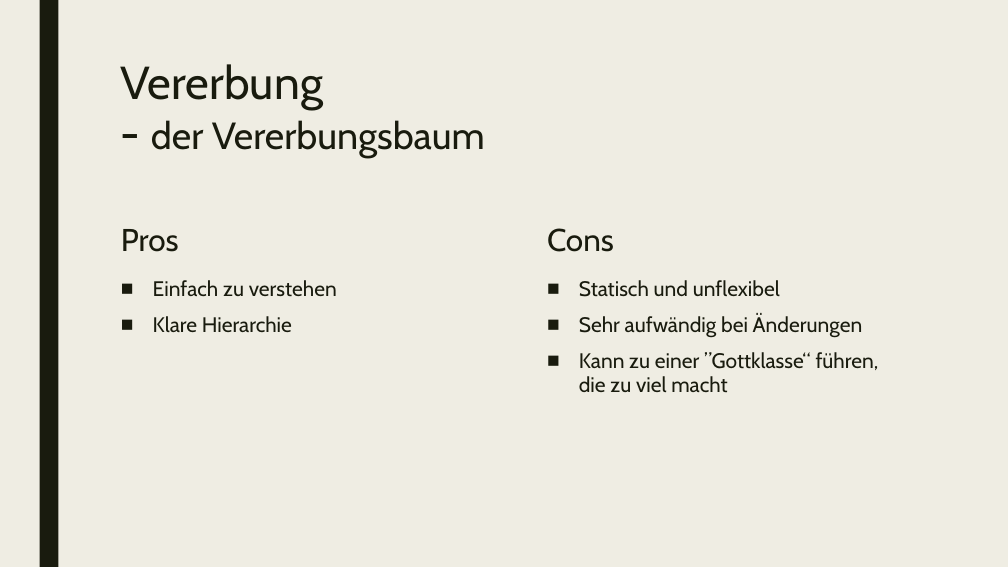
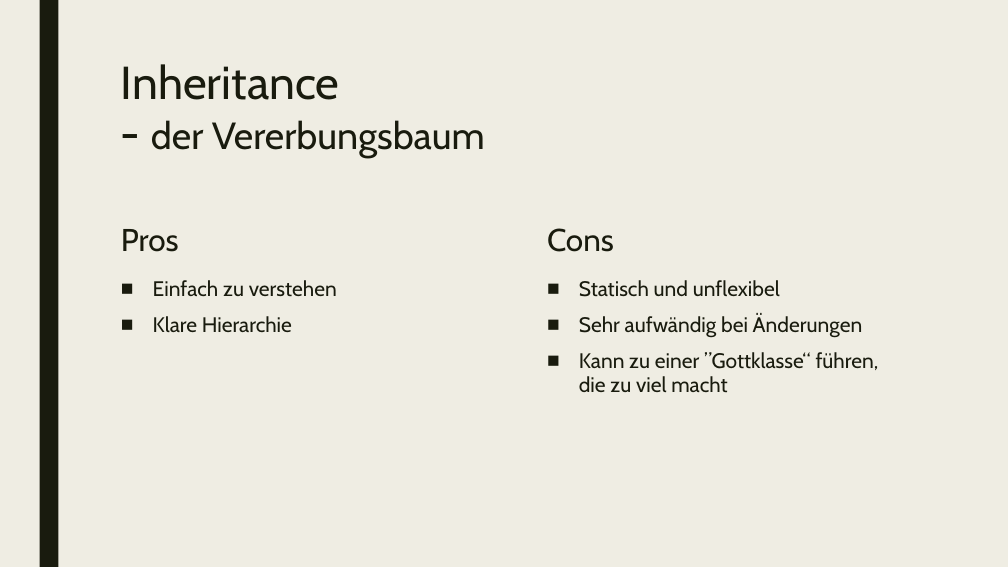
Before and after one commit to WahresDoUFi/Barcamp, a slide deck: slide 8 of composition_over_inheritance.pptx. Drawn at 1008x567 pixels with LibreOffice and Linux fonts; fonts in the diff are those of the drawing. Boxes give left, top, right and bottom in pixels: in the first picture for what was removed or moved away, otherwise in the second. Text is boxed around its words. In the diff, an @@ line names an element or a change of style, - is before the commit and + after.

Commit message:
change title

```diff
--- a/composition_over_inheritance.pptx
+++ b/composition_over_inheritance.pptx
@@ title at (121,64,485,158): text changed @@
-Vererbung
-- der Vererbungsbaum
+Inheritance
+- der Vererbungsbaum
```
Also in this commit, not shown: 4 other slides changed.
